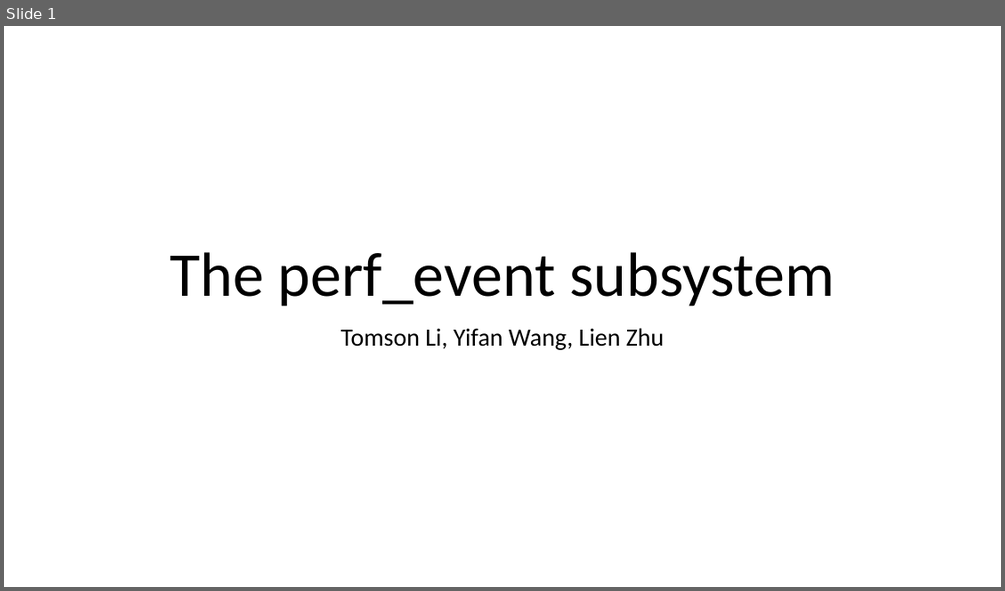
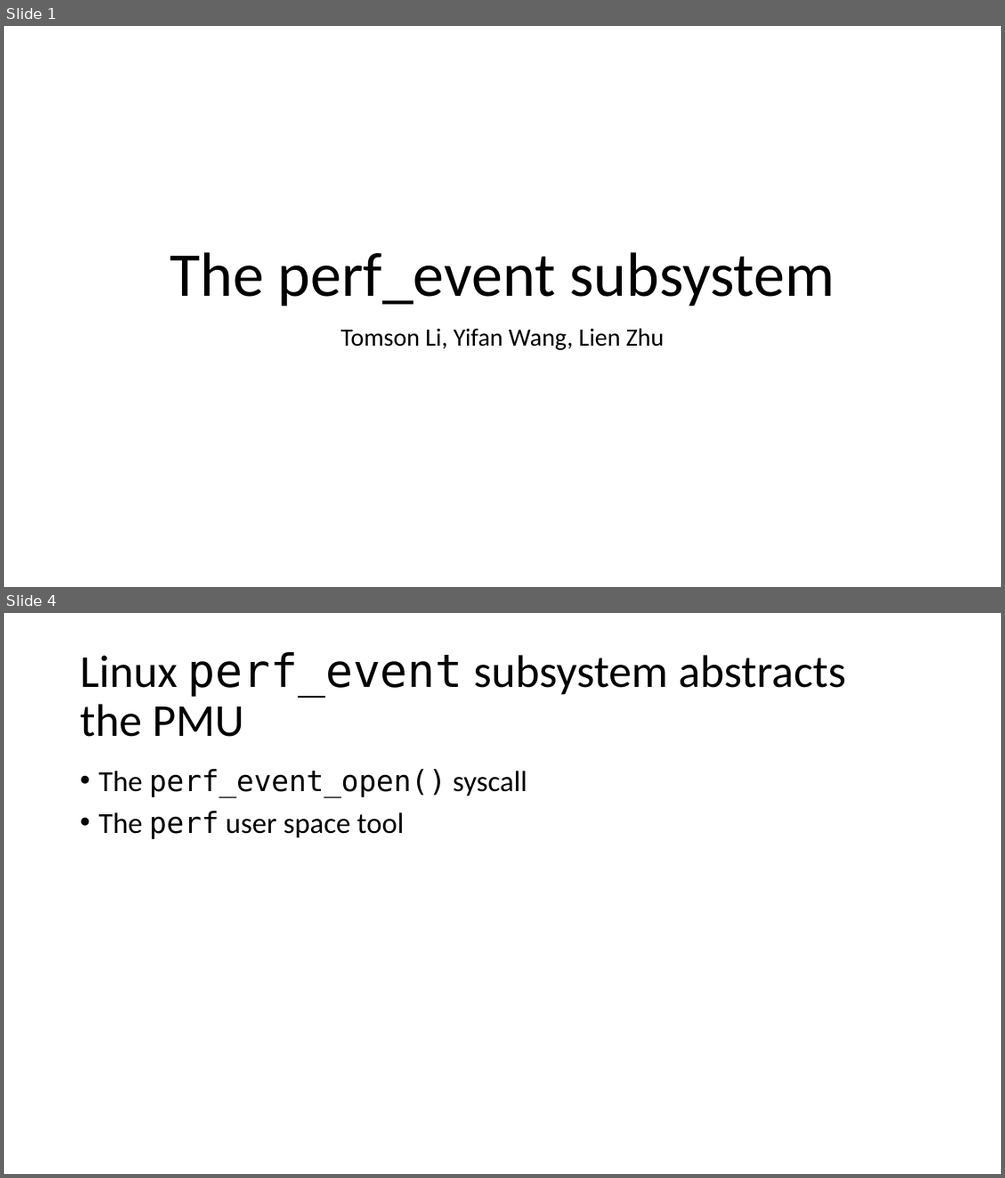
Before and after one commit to lienzhuzhu/project-522, a slide deck: midterm.pptx. Shown one above the other, each under a label of ours: slide 1 before the commit, slides 1 and 4 after it; the slides between them are not shown. The pictures are 1005x591 and 1005x1178 pixels, drawn with LibreOffice and Linux fonts; fonts in the diff are those of the drawing. Boxes give left, top, right and bottom in pixels: in the first picture for what was removed or moved away, otherwise in the second. Text is boxed around its words. In the diff, an @@ line names an element or a change of style, - is before the commit and + after.

```diff
--- a/midterm.pptx
+++ b/midterm.pptx
@@ slide 4 added at (4, 613, 1001, 1174), background #FFFFFF @@
@@ title added at (80, 652, 846, 737), 44 pt, text #000000 @@
+Linux perf_event subsystem abstracts
+the PMU
@@ text added at (98, 769, 527, 839), 28 pt, text #000000 @@
+• The perf_event_open() syscall
+• The perf user space tool
```
Also in this commit, not shown: 2 slides changed, 5 other slides added, 1 slide removed.
